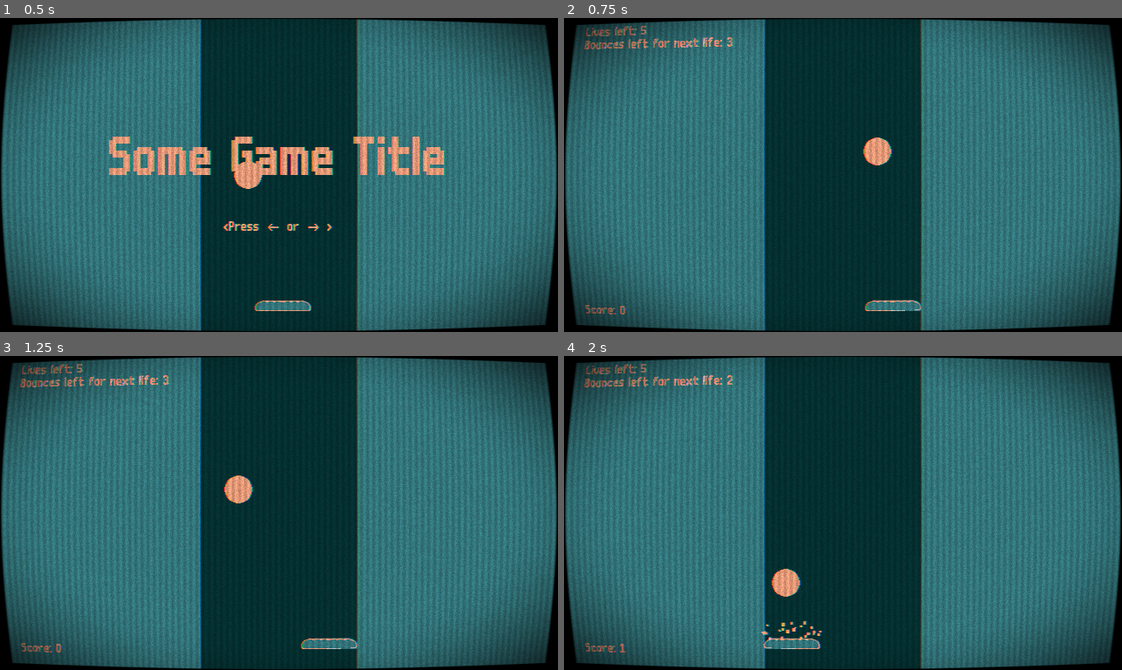
Above: before the commit, frames 1-4 (two rows, left to right).
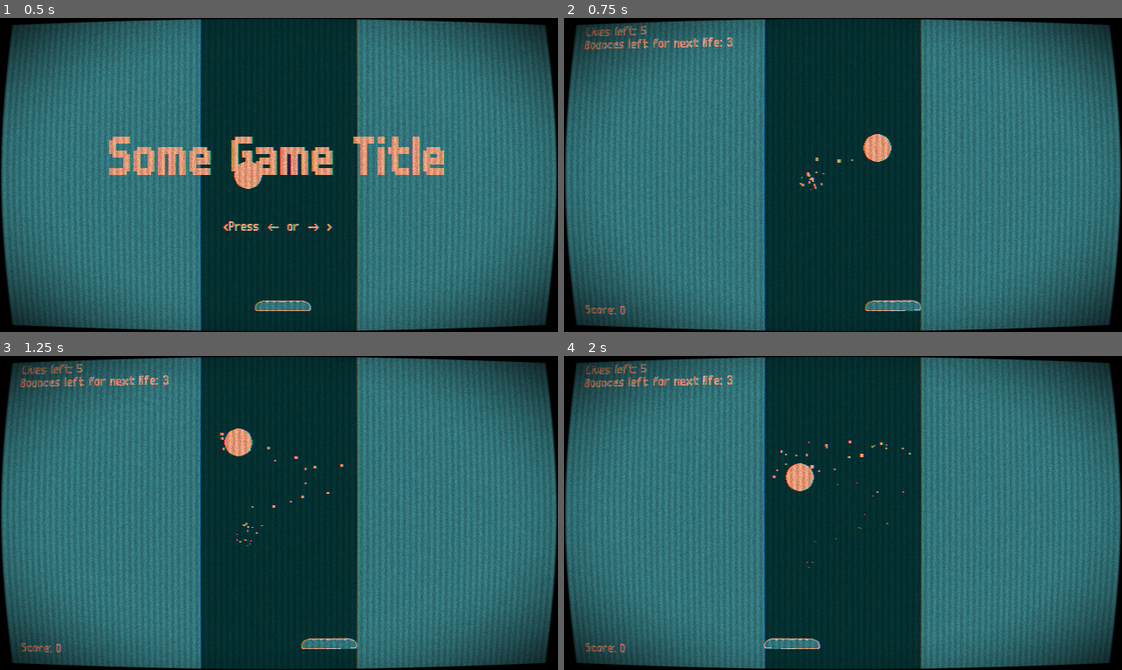
Above: after the commit, the same moments.

Repository: YannVeld/LD60
Game: Godot game, scene res://main.tscn
The game is run twice, just before and just after one commit, with the same random seed, the same clock (stepped at 60 frames per second) and the same inputs.
Inputs (mouse positions are in pixels of both pictures, inside the frame that each line leads up to):
- Up to frame 1 (0.5 s): no input
- Up to frame 2 (0.75 s): tap Enter at 0.5 s; move the mouse to (965, 159) at 0.52 s; hold Right (move_right) from 0.53 s (still down); tap R (reroll) at 0.6 s
- Up to frame 3 (1.25 s): keep holding Right (move_right)
- Up to frame 4 (2 s): move the mouse to (731, 528) at 1.27 s; release Right (move_right) at 1.28 s; hold Left (move_left) from 1.28 s (still down); tap 1 at 1.35 s

Frame 1 is identical in both runs. In frame 2, 0.2% of the frame differs, in the area x 42-59%, y 36-55%; in frame 3, 0.9%; in frame 4, 1.1%, in the area x 10-63%, y 6-95%.

Commit message:
Added ball particles

Diff:
--- a/Scenes/ball.tscn
+++ b/Scenes/ball.tscn
@@ -16,6 +16,10 @@
 
 [sub_resource type="CircleShape2D" id="CircleShape2D_sifc0"]
 radius = 8.0
+
+[sub_resource type="Curve" id="Curve_hk63f"]
+_data = [Vector2(0, 1), 0.0, 0.0, 0, 0, Vector2(1, 0), 0.0, 0.0, 0, 0]
+point_count = 2
 
 [node name="Ball" type="RigidBody2D" unique_id=553219587]
 collision_layer = 2
@@ -40,3 +44,16 @@
 
 [node name="CollisionShape2D" type="CollisionShape2D" parent="." unique_id=965524520]
 shape = SubResource("CircleShape2D_sifc0")
+
+[node name="CPUParticles2D" type="CPUParticles2D" parent="." unique_id=1760035910]
+amount = 50
+lifetime = 2.0
+emission_shape = 1
+emission_sphere_radius = 8.0
+direction = Vector2(0, -1)
+spread = 180.0
+gravity = Vector2(0, 50)
+initial_velocity_max = 10.0
+scale_amount_min = 2.0
+scale_amount_max = 4.0
+scale_amount_curve = SubResource("Curve_hk63f")
--- a/Scripts/ball.gd
+++ b/Scripts/ball.gd
@@ -17,6 +17,7 @@
 
 @onready var _col_shape: CollisionShape2D = $"./CollisionShape2D"
 @onready var _sprite: Sprite2D = $"./Sprite2D"
+@onready var _particles: CPUParticles2D = $"./CPUParticles2D"
 
 # Called when the node enters the scene tree for the first time.
 func _ready() -> void:
@@ -87,3 +88,5 @@
 	_col_shape.shape.radius = _radius
 	_sprite.texture = ballSpritesPerSize[gameProperties.ball_size]
 	#_sprite.global_scale = Vector2.ONE * 2 * _radius / _sprite.texture.get_size().x
+
+	_particles.emission_sphere_radius = _radius
--- a/Scripts/bat.gd
+++ b/Scripts/bat.gd
@@ -45,4 +45,5 @@
 	if position.x  < _min_x: position.x = _min_x
 
 func do_ball_bounce_effects(ball: Ball):
+	_particles.restart(false)
 	_particles.emitting = true
--- a/gameProperties.tres
+++ b/gameProperties.tres
@@ -1,7 +1,10 @@
 [gd_resource type="Resource" script_class="GameProperties" format=3 uid="uid://bmmc64lrnyhh8"]
 
 [ext_resource type="Script" uid="uid://bbos43d6hcw4x" path="res://Scripts/game_properties.gd" id="1_2tppu"]
+[ext_resource type="ColorPalette" uid="uid://cbi2mhoicjxf6" path="res://ColorPalettes/basic_palette.tres" id="1_w5fx7"]
+[ext_resource type="ColorPalette" uid="uid://c5kf6eikpynhl" path="res://ColorPalettes/raw_palette.tres" id="2_qgyn7"]
 
 [resource]
 script = ExtResource("1_2tppu")
+ball_gravity = 0.25
 metadata/_custom_type_script = "uid://bbos43d6hcw4x"
